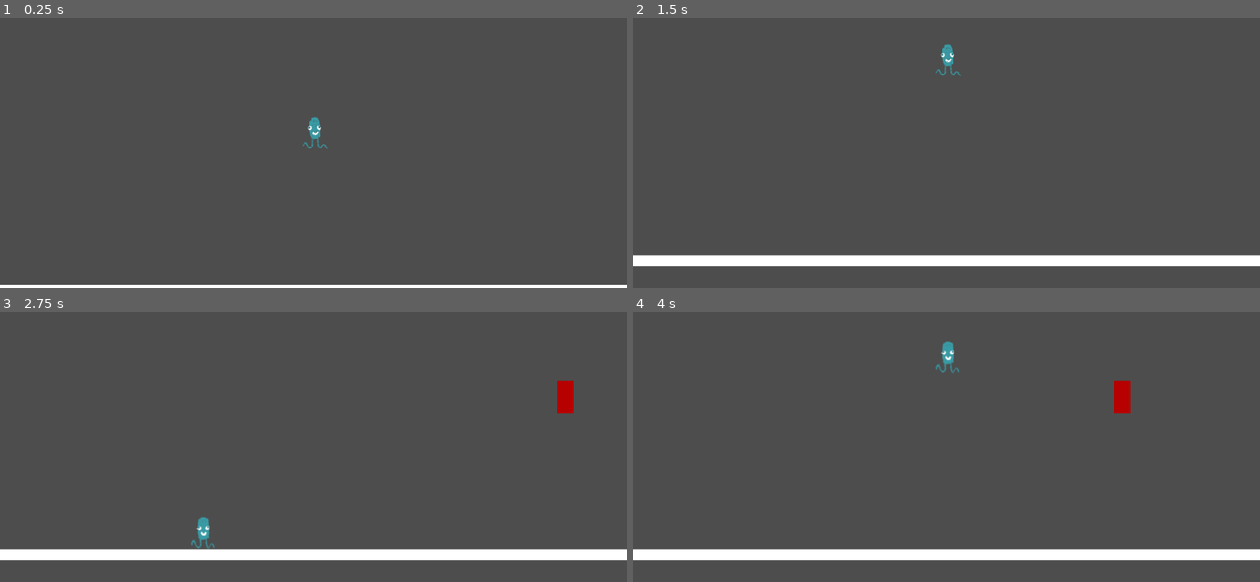
Above: before the commit, frames 1-4 (two rows, left to right).
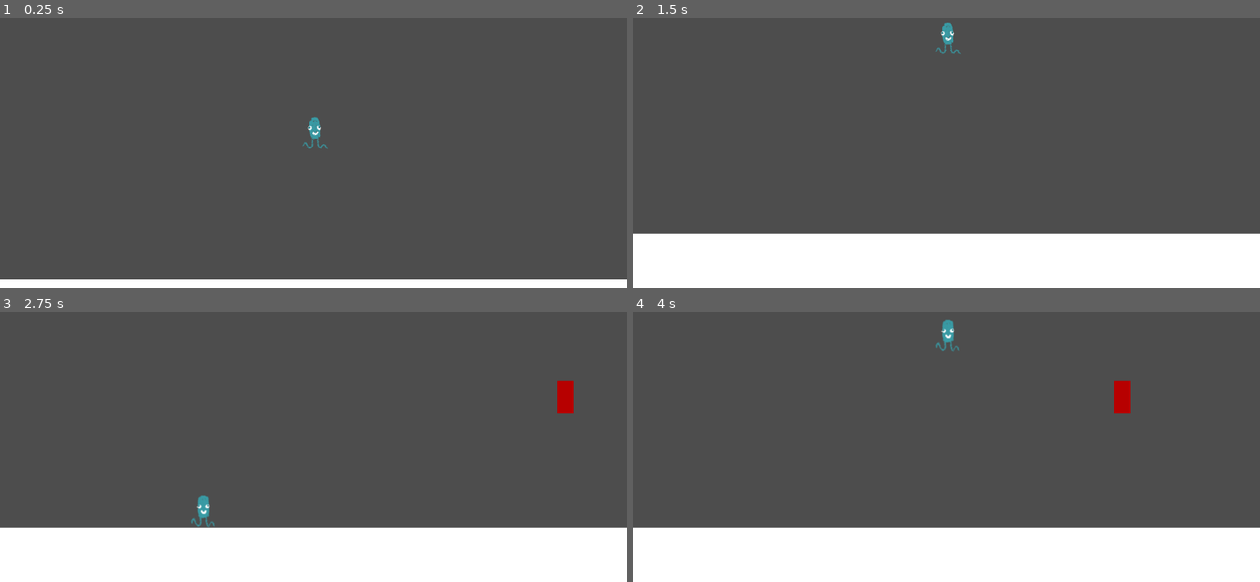
Above: after the commit, the same moments.

Repository: ThePressedGames/Hell-o-Borus
Game: Godot game, scene res://Scenes/PrototypeScenes/ProceduralGeneration/procedural_generation_test.tscn
Same seed, same stepped clock (60 frames per second), same inputs: the game is played once before the commit and once after it.
Inputs:
- Up to frame 1 (0.25 s): no input
- Up to frame 2 (1.5 s): hold Right (move-right) from 0.53 s (still down); tap Space (jump) at 0.77 s
- Up to frame 3 (2.75 s): tap Space (jump) at 1.52 s; release Right (move-right) at 2.03 s; hold Left (move-left) from 2.03 s (still down)
- Up to frame 4 (4 s): release Left (move-left) at 2.78 s; hold Right (move-right) from 2.78 s (still down); tap Space (jump) at 3.02, 3.77 s

The runs differ from the first frame. In frame 1, 2.0% of the frame differs, in the area x 0-100%, y 96-99%; in frame 2, 17%; in frame 3, 17%; in frame 4, 17%, in the area x 0-100%, y 2-100%.

Commit message:
Ground blocks are now generated endlessly

Diff:
--- a/Scenes/PrototypeScenes/ProceduralGeneration/map_tile.gd
+++ /dev/null
@@ -1,12 +0,0 @@
-class_name MapTile
-extends StaticBody2D
-
-
-func _on_visible_on_screen_notifier_2d_screen_entered():
-	# print("Map tile entered the screen!")
-	pass
-
-
-func _on_visible_on_screen_notifier_2d_screen_exited():
-	# print("Map tile exited the screen!")
-	queue_free()
--- a/Scenes/PrototypeScenes/ProceduralGeneration/map_tile.tscn
+++ /dev/null
@@ -1,24 +0,0 @@
-[gd_scene load_steps=4 format=3 uid="uid://c5ixk4lub6380"]
-
-[ext_resource type="Script" path="res://Scenes/PrototypeScenes/ProceduralGeneration/map_tile.gd" id="1_k1bwc"]
-[ext_resource type="Texture2D" uid="uid://2skrahg7udj3" path="res://Art/PrototypeSprites/ForestGround_Fill.png" id="1_knhyh"]
-
-[sub_resource type="RectangleShape2D" id="RectangleShape2D_p2660"]
-size = Vector2(32, 32)
-
-[node name="MapTile" type="StaticBody2D"]
-scale = Vector2(4, 4)
-script = ExtResource("1_k1bwc")
-
-[node name="Sprite2D" type="Sprite2D" parent="."]
-texture_filter = 1
-texture = ExtResource("1_knhyh")
-
-[node name="CollisionShape2D" type="CollisionShape2D" parent="."]
-shape = SubResource("RectangleShape2D_p2660")
-
-[node name="VisibleOnScreenNotifier2D" type="VisibleOnScreenNotifier2D" parent="."]
-scale = Vector2(1.6, 1.6)
-
-[connection signal="screen_entered" from="VisibleOnScreenNotifier2D" to="." method="_on_visible_on_screen_notifier_2d_screen_entered"]
-[connection signal="screen_exited" from="VisibleOnScreenNotifier2D" to="." method="_on_visible_on_screen_notifier_2d_screen_exited"]
--- a/Scenes/PrototypeScenes/ProceduralGeneration/procedural_generation_test.tscn
+++ b/Scenes/PrototypeScenes/ProceduralGeneration/procedural_generation_test.tscn
@@ -2,12 +2,12 @@
 
 [ext_resource type="PackedScene" uid="uid://b2s6b21e0mdoq" path="res://Scenes/PrototypeScenes/player.tscn" id="1_eob2c"]
 [ext_resource type="PackedScene" uid="uid://crjumbkujnhpg" path="res://Scenes/PrototypeScenes/ProceduralGeneration/procedural_generator.tscn" id="2_uajhw"]
-[ext_resource type="PackedScene" uid="uid://mjftgtg34ma4" path="res://Scenes/PrototypeScenes/obstacle.tscn" id="3_l03qm"]
+[ext_resource type="PackedScene" uid="uid://3edwepn5lj6q" path="res://Scenes/PrototypeScenes/obstacle.tscn" id="3_l03qm"]
 
 [node name="ProceduralGenerationMainScene" type="Node2D"]
 
 [node name="Player" parent="." instance=ExtResource("1_eob2c")]
-position = Vector2(640, 472)
+position = Vector2(640, 442)
 
 [node name="ProceduralGenerator" parent="." node_paths=PackedStringArray("player") instance=ExtResource("2_uajhw")]
 player = NodePath("../Player")
@@ -15,4 +15,8 @@
 [node name="Obstacle" parent="." instance=ExtResource("3_l03qm")]
 position = Vector2(1548, 510)
 
+[node name="Obstacle2" parent="." instance=ExtResource("3_l03qm")]
+position = Vector2(2952, 703)
+
 [connection signal="body_entered" from="Obstacle" to="Player" method="_on_obstacle_body_entered"]
+[connection signal="body_entered" from="Obstacle2" to="Player" method="_on_obstacle_body_entered"]
--- a/Scenes/PrototypeScenes/ProceduralGeneration/procedural_generator.gd
+++ b/Scenes/PrototypeScenes/ProceduralGeneration/procedural_generator.gd
@@ -1,42 +1,40 @@
-# @tool
+@tool
 extends Node2D
-
-# Bottom limit to instantiate ground tiles in px
-@export var ground_bottom_limit = 640
 
 @export var player: Player
 
-# var instantiated_tiles: Array
+# Bottom limit to instantiate terrain tiles in px
+var terrain_bottom_limit = 850
+
+var terrain_block: PackedScene = preload("res://Scenes/PrototypeScenes/ProceduralGeneration/terrain_block.tscn")
+
+@export var terrain_block_width = 800
+@export var terrain_block_height = 50
+var last_spawned_terrain_block = 0
+
+
+# @export var obstacle: PackedScene
+
 
 # Called when the node enters the scene tree for the first time.
 func _ready():
+	# spawn_terrain_block(0)
+	pass
 
-	# Static body for ground
-	var ground = StaticBody2D.new()
-
-	# Ground collision shape setup
-	var ground_collision = CollisionShape2D.new()
-	var ground_shape = RectangleShape2D.new()
-	ground_shape.size = Vector2(10000, 20)
-	ground_collision.set_shape(ground_shape)
-	ground.add_child(ground_collision)
-
-	# Ground mesh setup
-	var ground_mesh_instance = MeshInstance2D.new()
-	var ground_mesh = QuadMesh.new()
-	ground_mesh.size = ground_shape.size
-	ground_mesh_instance.set_mesh(ground_mesh)
-	ground.add_child(ground_mesh_instance)
-
-	# Ground positioning and instantiating
-	ground.set_position(Vector2(500, ground_bottom_limit))
-	add_child(ground)
-
-	# instantiated_tiles.append(tile)
 
 # Called every frame. 'delta' is the elapsed time since the previous frame.
 func _process(delta):
-	pass
+	var player_x = player.global_position.x
 
-# func _on_player_player_moved_right():
-# 	pass # Replace with function body.
+	if player_x > last_spawned_terrain_block - terrain_block_width:
+		spawn_terrain_block(last_spawned_terrain_block)
+
+
+func spawn_terrain_block(x_offset: float):
+	var terrain_block_instance = terrain_block.instantiate()
+	terrain_block_instance.spawn_block(terrain_block_width, terrain_block_height)
+	terrain_block_instance.position.x = x_offset
+	terrain_block_instance.position.y = terrain_bottom_limit
+	add_child(terrain_block_instance)
+
+	last_spawned_terrain_block += terrain_block_width
--- a/Scenes/PrototypeScenes/ProceduralGeneration/procedural_generator.tscn
+++ b/Scenes/PrototypeScenes/ProceduralGeneration/procedural_generator.tscn
@@ -4,4 +4,3 @@
 
 [node name="ProceduralGenerator" type="Node2D"]
 script = ExtResource("1_656ed")
-ground_bottom_limit = 800
--- /dev/null
+++ b/Scenes/PrototypeScenes/ProceduralGeneration/terrain_block.gd
@@ -0,0 +1,27 @@
+extends StaticBody2D
+
+
+func spawn_block(tile_width:int, tile_height:int):
+	# Collision shape setup
+	var ground_shape = RectangleShape2D.new()
+	ground_shape.size = Vector2(tile_width, tile_height)
+	$CollisionShape2D.set_shape(ground_shape)
+
+	# Ground mesh setup
+	var ground_mesh = QuadMesh.new()
+	ground_mesh.size = ground_shape.size
+	$MeshInstance2D.set_mesh(ground_mesh)
+
+	# VisibleOnScreenNotifier2D rectangle setup
+	var visibility_rect_position = Vector2(-tile_width/2, -tile_height/2)
+	$VisibleOnScreenNotifier2D.rect = Rect2(visibility_rect_position, ground_shape.size)
+
+
+func _on_visible_on_screen_notifier_2d_screen_entered():
+	# print("Map tile entered the screen!")
+	pass
+
+
+func _on_visible_on_screen_notifier_2d_screen_exited():
+	# print("Map tile exited the screen!")
+	queue_free()
--- /dev/null
+++ b/Scenes/PrototypeScenes/ProceduralGeneration/terrain_block.tscn
@@ -0,0 +1,25 @@
+[gd_scene load_steps=4 format=3 uid="uid://c5ixk4lub6380"]
+
+[ext_resource type="Script" path="res://Scenes/PrototypeScenes/ProceduralGeneration/terrain_block.gd" id="1_jumic"]
+
+[sub_resource type="RectangleShape2D" id="RectangleShape2D_e3sx1"]
+size = Vector2(800, 50)
+
+[sub_resource type="QuadMesh" id="QuadMesh_i7unh"]
+size = Vector2(800, 50)
+
+[node name="TerrainBlock" type="StaticBody2D"]
+scale = Vector2(4, 4)
+script = ExtResource("1_jumic")
+
+[node name="CollisionShape2D" type="CollisionShape2D" parent="."]
+shape = SubResource("RectangleShape2D_e3sx1")
+
+[node name="MeshInstance2D" type="MeshInstance2D" parent="."]
+mesh = SubResource("QuadMesh_i7unh")
+
+[node name="VisibleOnScreenNotifier2D" type="VisibleOnScreenNotifier2D" parent="."]
+rect = Rect2(-400, -25, 800, 50)
+
+[connection signal="screen_entered" from="VisibleOnScreenNotifier2D" to="." method="_on_visible_on_screen_notifier_2d_screen_entered"]
+[connection signal="screen_exited" from="VisibleOnScreenNotifier2D" to="." method="_on_visible_on_screen_notifier_2d_screen_exited"]
--- a/Scenes/PrototypeScenes/player.gd
+++ b/Scenes/PrototypeScenes/player.gd
@@ -6,8 +6,6 @@
 
 # Get the gravity from the project settings to be synced with RigidBody nodes.
 var gravity = ProjectSettings.get_setting("physics/2d/default_gravity")
-
-# signal player_moved_right
 
 func _ready():
 	$AnimatedSprite2D.play()
@@ -42,8 +40,6 @@
 		if camera_left_limit < current_camera_left_boundary:
 			$Camera2D.set_limit(SIDE_LEFT, current_camera_left_boundary)
 
-		# player_moved_right.emit()
-
 	if direction != Vector2.ZERO:
 		velocity.x = direction.x * SPEED
 	else:
